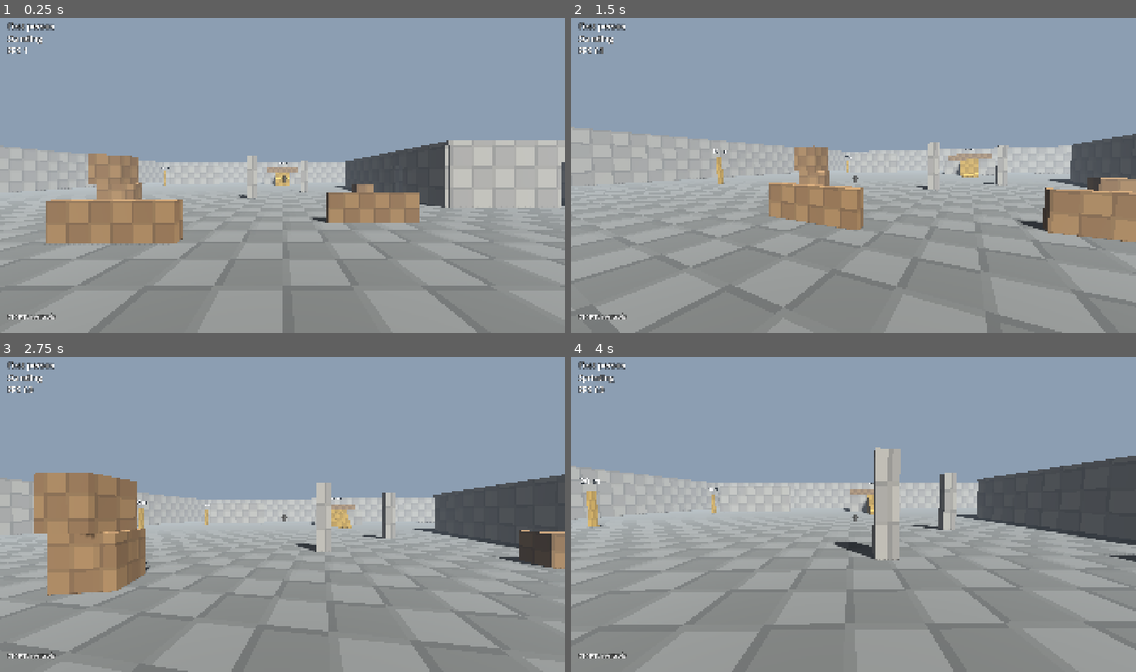
Above: before the commit, frames 1-4 (two rows, left to right).
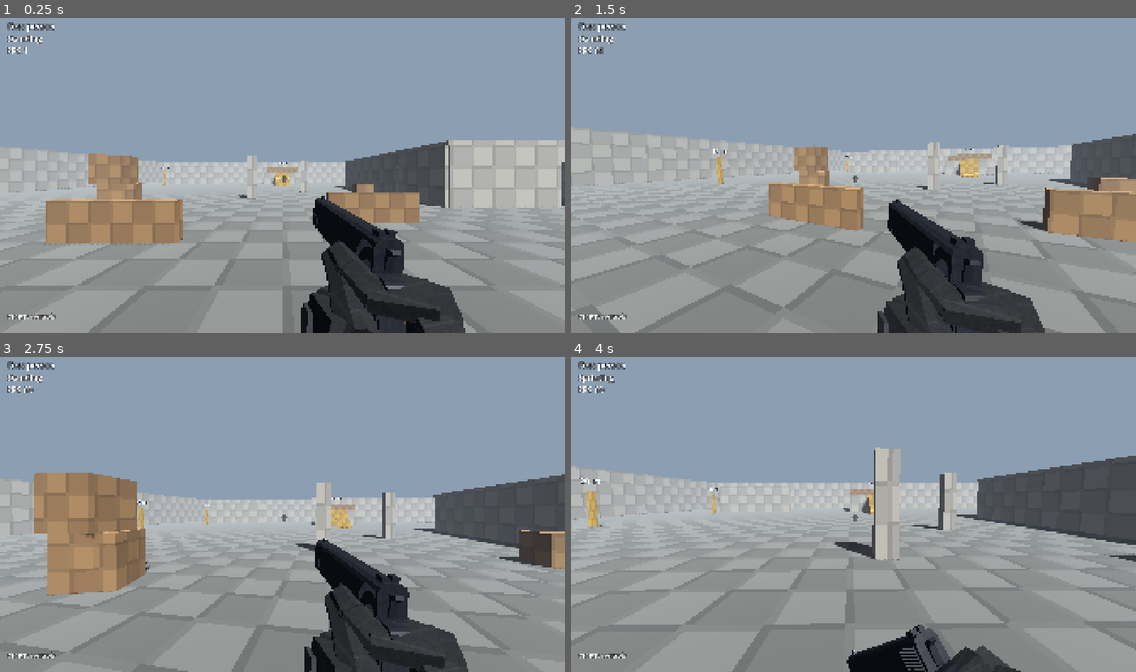
Above: after the commit, the same moments.

Repository: Beefnasty96/Loot-shoot-
Game: Godot game, scene res://scenes/gym.tscn
Two runs of this game, one before a commit and one after it. Both use one fixed random seed, a clock stepped at 60 frames per second and the inputs below.
Inputs (mouse positions are in pixels of both pictures, inside the frame that each line leads up to):
- Up to frame 1 (0.25 s): no input
- Up to frame 2 (1.5 s): tap Enter at 0.5 s; move the mouse to (977, 159) at 0.52 s; hold E (lean_right) 0.53-1.28 s; hold Right mouse button (aim) 0.53-1.28 s; click (977, 159) at 0.8 s; move the mouse to (825, 175) at 1.27 s; hold W (move_forward) from 1.28 s (still down); click (825, 175) at 1.35 s
- Up to frame 3 (2.75 s): keep holding W (move_forward); tap Shift (sprint) at 1.55 s; move the mouse to (293, 508) at 2.02 s; hold Shift (sprint) from 2.03 s (still down); right-click (293, 508) at 2.3 s
- Up to frame 4 (4 s): keep holding W (move_forward); move the mouse to (847, 517) at 2.77 s; release Shift (sprint) at 2.78 s; right-click (847, 517) at 2.85 s; click (847, 517) at 3.05 s; move the mouse to (893, 517) at 3.52 s; hold Ctrl (crouch) from 3.53 s (still down); tap Shift (sprint) at 3.8 s

The runs differ from the first frame. In frame 1, 7.3% of the frame differs, in the area x 53-83%, y 56-100%; in frame 2, 6.9%; in frame 3, 6.9%; in frame 4, 2.4%.

Commit message:
Add rigged first-person arms holding the 1911, viewmodel in game
- Gloved low-poly arms (1,120 tris, 34 bones, rigid skinning), olive sleeves,
  knuckle guards; rest pose is a two-handed 1911 grip (Blender script)
- First-person preview renderer (hip / aim / side / below)
- Viewmodel: hip, aim (sights on the eye line), sprint pose, look sway,
  walk bob, pulls back near walls; can_fire() for the next step
- Third person: 1911 held out in front of the stand-in body
- Crosshair hides while aiming

Co-Authored-By: Claude Opus 5.5 <noreply@anthropic.com>
Claude-Session: https://claude.ai/code/session_01QXqqGyHiPX8ozsMC328raT

Diff:
--- a/scripts/hud.gd
+++ b/scripts/hud.gd
@@ -61,7 +61,7 @@
 		"L1 / R1 ........... lean left / right",
 		"B ................. crouch",
 		"",
-		"Guns arrive in the next step.",
+		"Firing arrives in the next step.",
 		"START to resume",
 	])
 	_pause_panel.add_child(text)
@@ -92,4 +92,4 @@
 	if player.effective_view() == Player.View.THIRD:
 		view += " (%s shoulder)" % shoulder
 	_status.text = "%s\n%s\nFPS %d" % [view, stance, Engine.get_frames_per_second()]
-	_crosshair.visible = not get_tree().paused
+	_crosshair.visible = not get_tree().paused and not player.aiming
--- a/scripts/player.gd
+++ b/scripts/player.gd
@@ -49,6 +49,8 @@
 var fp_camera: Camera3D
 var _spring: SpringArm3D
 var tp_camera: Camera3D
+var viewmodel: Viewmodel
+var _tp_weapon: Node3D
 
 
 func _ready() -> void:
@@ -117,7 +119,19 @@
 	tp_camera = Camera3D.new()
 	tp_camera.near = 0.05
 	tp_camera.fov = fov_normal
+	tp_camera.cull_mask = 0xFFFFF & ~Viewmodel.LAYER
 	_spring.add_child(tp_camera)
+
+	# First-person arms + gun on the first-person camera.
+	viewmodel = Viewmodel.new()
+	viewmodel.player = self
+	fp_camera.add_child(viewmodel)
+
+	# Third-person stand-in: the same pistol held out in front, following your aim.
+	_tp_weapon = (load("res://assets/weapons/m1911/m1911.glb") as PackedScene).instantiate()
+	_tp_weapon.position = Vector3(0.18, -0.28, -0.42)
+	head.add_child(_tp_weapon)
+	_set_layers(_tp_weapon, PLAYER_MODEL_LAYER)
 
 
 # ---------------------------------------------------------------- input
@@ -248,6 +262,13 @@
 	return not space.intersect_ray(query).is_empty()
 
 
+func _set_layers(node: Node, layer: int) -> void:
+	for child in node.get_children():
+		if child is VisualInstance3D:
+			child.layers = layer
+		_set_layers(child, layer)
+
+
 func effective_view() -> View:
 	return View.FIRST if aiming else view
 
--- /dev/null
+++ b/scripts/viewmodel.gd
@@ -0,0 +1,109 @@
+class_name Viewmodel
+extends Node3D
+## First-person arms + weapon, parented to the first-person camera.
+## Handles hip/aim/sprint poses, look sway, walk bob, and pulling the gun back
+## when you stand close to a wall (so it never pokes through geometry).
+
+const LAYER := 4                      ## Render layer 3: seen only by the first-person camera.
+const HIP_POS := Vector3(0.072, -0.06, -0.215)
+const HIP_ROT := Vector3(2.0, 4.0, -3.0)    ## Degrees: angled slightly toward the crosshair.
+const AIM_POS := Vector3(0.0, -0.0202, -0.40)  ## Puts the sight line on the eye.
+const SPRINT_POS := Vector3(0.05, -0.15, -0.21)
+const SPRINT_ROT := Vector3(-38.0, 22.0, 12.0) ## Degrees: muzzle down and inward.
+const WALL_CHECK := 0.6               ## Metres ahead of the eye to look for walls.
+
+@export var weapon_scene: PackedScene = preload("res://assets/weapons/m1911/m1911.glb")
+@export var arms_scene: PackedScene = preload("res://assets/viewmodels/arms/arms.glb")
+
+var player: Player
+var weapon: Node3D
+var arms: Node3D
+
+var _aim := 0.0
+var _sprint := 0.0
+var _wall := 0.0
+var _sway_rot := Vector2.ZERO
+var _last_yaw := 0.0
+var _last_pitch := 0.0
+var _bob_t := 0.0
+
+
+func _ready() -> void:
+	weapon = weapon_scene.instantiate()
+	arms = arms_scene.instantiate()
+	add_child(weapon)
+	add_child(arms)
+	_prepare(self)
+	position = HIP_POS
+	if player:
+		_last_yaw = player.rotation.y
+		_last_pitch = player.pitch
+
+
+func _prepare(node: Node) -> void:
+	for child in node.get_children():
+		if child is GeometryInstance3D:
+			child.cast_shadow = GeometryInstance3D.SHADOW_CASTING_SETTING_OFF
+			child.layers = LAYER
+		_prepare(child)
+
+
+func _process(delta: float) -> void:
+	if player == null:
+		return
+
+	# Smoothly blend between poses.
+	_aim = move_toward(_aim, 1.0 if player.aiming else 0.0, delta * 6.0)
+	_sprint = move_toward(_sprint, 1.0 if (player.sprinting and not player.aiming) else 0.0, delta * 5.0)
+	var aim_k := smoothstep(0.0, 1.0, _aim)
+	var sprint_k := smoothstep(0.0, 1.0, _sprint)
+
+	# Look sway: the gun lags behind camera turns, then settles.
+	var yaw := player.rotation.y
+	var dyaw := wrapf(yaw - _last_yaw, -PI, PI)
+	var dpitch := deg_to_rad(player.pitch - _last_pitch)
+	_last_yaw = yaw
+	_last_pitch = player.pitch
+	var sway_gain := lerpf(1.0, 0.25, aim_k)
+	_sway_rot += Vector2(dyaw, dpitch) * 0.9 * sway_gain
+	_sway_rot = _sway_rot.limit_length(0.12)
+	_sway_rot = _sway_rot.lerp(Vector2.ZERO, minf(1.0, delta * 9.0))
+
+	# Walk bob (much smaller while aiming).
+	var speed := Vector2(player.velocity.x, player.velocity.z).length()
+	var bob := Vector3.ZERO
+	if player.is_on_floor() and speed > 0.3:
+		_bob_t += delta * speed * 2.4
+		var amount := lerpf(1.0, 0.2, aim_k) * clampf(speed / 3.2, 0.0, 1.6)
+		bob = Vector3(sin(_bob_t * 0.5) * 0.006, -absf(cos(_bob_t * 0.5)) * 0.005, 0.0) * amount
+
+	# Pull back when a wall is closer than the muzzle.
+	var target_wall := 0.0
+	var space := get_world_3d().direct_space_state
+	var cam := get_parent() as Node3D
+	var from := cam.global_position
+	var to := from - cam.global_transform.basis.z * WALL_CHECK
+	var query := PhysicsRayQueryParameters3D.create(from, to)
+	query.exclude = [player.get_rid()]
+	var hit := space.intersect_ray(query)
+	if not hit.is_empty():
+		target_wall = clampf((WALL_CHECK - from.distance_to(hit.position)) / 0.3, 0.0, 1.0)
+	_wall = move_toward(_wall, target_wall, delta * 6.0)
+	var wall_k := smoothstep(0.0, 1.0, _wall)
+
+	var pos := HIP_POS.lerp(AIM_POS, aim_k)
+	pos = pos.lerp(SPRINT_POS, sprint_k)
+	pos += bob
+	pos += Vector3(_sway_rot.x * 0.05, -_sway_rot.y * 0.04, 0.0)  # lag behind the turn
+	pos += Vector3(0.0, -0.06, 0.12) * wall_k
+	position = pos
+
+	var rot := (HIP_ROT * (1.0 - aim_k)).lerp(SPRINT_ROT, sprint_k)
+	rot += Vector3(-rad_to_deg(_sway_rot.y) * 0.6, -rad_to_deg(_sway_rot.x) * 0.8, rad_to_deg(_sway_rot.x) * 0.5)
+	rot += Vector3(-45.0, 15.0, 0.0) * wall_k
+	rotation_degrees = rot
+
+
+## True when the gun is clear to shoot (not sprinting, not jammed against a wall).
+func can_fire() -> bool:
+	return _sprint < 0.3 and _wall < 0.5
Binary file added: assets/viewmodels/arms/arms.glb
Not shown, added: assets/viewmodels/arms/arms.glb.import
Binary file added: assets/viewmodels/arms/arms_glove.png
Not shown, added: assets/viewmodels/arms/arms_glove.png.import
Binary file added: assets/viewmodels/arms/arms_knuckle.png
Not shown, added: assets/viewmodels/arms/arms_knuckle.png.import
Binary file added: assets/viewmodels/arms/arms_sleeve.png
Not shown, added: assets/viewmodels/arms/arms_sleeve.png.import
Binary file added: assets/viewmodels/arms/textures/glove.png
Not shown, added: assets/viewmodels/arms/textures/glove.png.import
Binary file added: assets/viewmodels/arms/textures/knuckle.png
Not shown, added: assets/viewmodels/arms/textures/knuckle.png.import
(and 4 more such lines)
